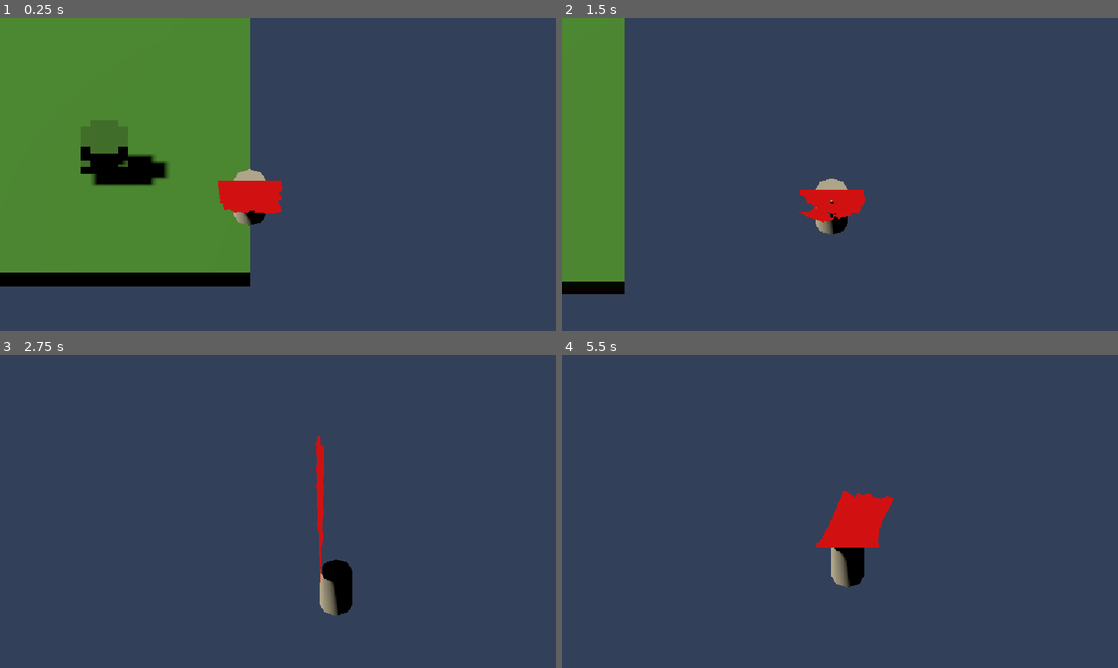
Above: before the commit, frames 1-4 (two rows, left to right).
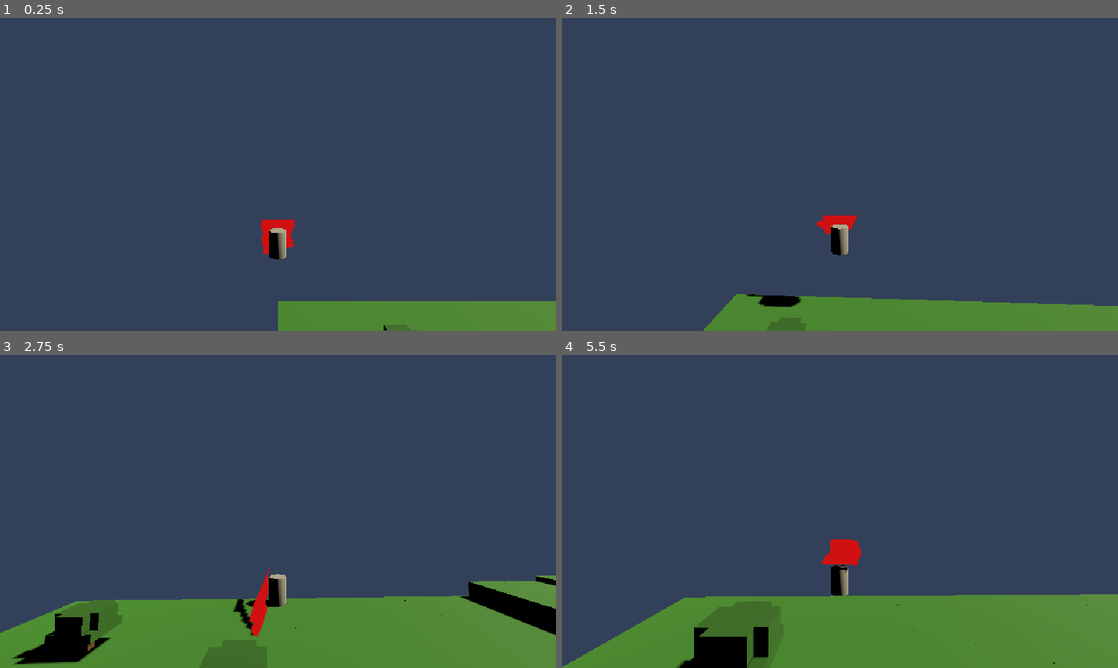
Above: after the commit, the same moments.

Repository: ahmadmuteen64-droid/Ashfall
Game: Godot game, scene res://scenes/world/main.tscn
Same seed, same stepped clock (60 frames per second), same inputs: the game is played once before the commit and once after it.
Inputs (mouse positions are in pixels of both pictures, inside the frame that each line leads up to):
- Up to frame 1 (0.25 s): no input
- Up to frame 2 (1.5 s): tap Enter at 0.5 s; move the mouse to (962, 158) at 0.52 s; hold D (move_right) 0.53-1.25 s; hold E (interact) 0.53-1.25 s; click (962, 158) at 0.67 s; tap Space (jump) at 0.77 s; tap J (journal) at 0.8 s; drag from (728, 190) to (812, 237) at 1.27 s
- Up to frame 3 (2.75 s): move the mouse to (333, 442) at 2.02 s; hold D (move_right) from 2.03 s (still down); hold E (interact) from 2.03 s (still down); tap V at 2.1 s; click (333, 442) at 2.17 s
- Up to frame 4 (5.5 s): release D (move_right) at 2.75 s; release E (interact) at 2.75 s; drag from (812, 574) to (673, 464) at 2.77 s; move the mouse to (1006, 558) at 3.52 s; hold A (move_left) 3.53-4.25 s; hold J (journal) 3.53-4.25 s; click (1006, 558) at 3.67 s; tap Space (jump) at 3.77 s; tap V at 3.8, 5.1 s; tap Tab (inventory, bound only after the commit) at 4.15 s; drag from (673, 464) to (756, 433) at 4.27 s; move the mouse to (867, 511) at 5.02 s; hold W (move_backward) from 5.03 s (still down); hold J (journal) from 5.03 s (still down); click (867, 511) at 5.17 s

The runs differ from the first frame. In frame 1, 45% of the frame differs, in the area x 0-100%, y 0-100%; in frame 2, 19%; in frame 3, 24%; in frame 4, 23%.

Commit message:
feat: FPS camera + mouse look, journal fix, interactables, input cleanup
- Camera: full rewrite from ortho 3rd-person to perspective FPS with mouse look (camera_rig.gd)
- Mouse sensitivity: 3.0, captured on start, ESC to release
- Journal: fix off-screen panel (-502,-278 → 20,20), dark themed background, toggle via scene root (main.gd)
- Journal fix: resolve input conflict — inventory_ui.gd piggybacked on 'journal' action; now uses 'inventory' (Tab)
- Interactables: spawn 14 objects across all biomes via Timer-deferred spawn (voxel_world.gd)
- Player body yaw synced to camera yaw (player_controller.gd)
- InputMap: add 'inventory' action bound to Tab key

Co-Authored-By: Claude <noreply@anthropic.com>

Diff:
--- a/project.godot
+++ b/project.godot
@@ -81,6 +81,11 @@
 "events": [Object(InputEventKey,"resource_local_to_scene":false,"resource_name":"","device":-1,"window_id":0,"alt_press …(190 unchanged characters)…
 ]
 }
+inventory={
+"deadzone": 0.5,
+"events": [Object(InputEventKey,"resource_local_to_scene":false,"resource_name":"","device":-1,"window_id":0,"alt_pressed":false,"shift_pressed":false,"ctrl_pressed":false,"meta_pressed":false,"pressed":false,"keycode":4194306,"physical_keycode":0,"key_label":0,"unicode":0,"location":0,"echo":false,"script":null)
+]
+}
 
 [physics]
 
--- a/scenes/ui/journal.tscn
+++ b/scenes/ui/journal.tscn
@@ -1,22 +1,19 @@
 [gd_scene format=3 uid="uid://by0px4bx70g7i"]
 
 [ext_resource type="Script" uid="uid://phbai8vsuiac" path="res://scripts/ui/journal.gd" id="1_6tv0q"]
+[ext_resource type="Theme" uid="uid://drxcmkf1okbfl" path="res://scenes/ui/journal_theme.tres" id="2_qmpw5"]
 
 [node name="JournalUI" type="CanvasLayer" unique_id=376284766]
 script = ExtResource("1_6tv0q")
 
 [node name="Panel" type="Panel" parent="." unique_id=1359819593]
-anchors_preset = 3
-anchor_left = 1.0
-anchor_top = 1.0
-anchor_right = 1.0
-anchor_bottom = 1.0
-offset_left = -1142.0
-offset_top = -638.0
-offset_right = -842.0
-offset_bottom = -238.0
+offset_left = 20.0
+offset_top = 20.0
+offset_right = 340.0
+offset_bottom = 320.0
 grow_horizontal = 0
 grow_vertical = 0
+theme = ExtResource("2_qmpw5")
 
 [node name="VBoxContainer" type="VBoxContainer" parent="Panel" unique_id=784085654]
 layout_mode = 0
--- /dev/null
+++ b/scenes/ui/journal_theme.tres
@@ -0,0 +1,16 @@
+[gd_resource type="Theme" format=3 uid="uid://drxcmkf1okbfl"]
+
+[sub_resource type="StyleBoxFlat" id="StyleBoxFlat_wpxse"]
+bg_color = Color(0.101960786, 0.101960786, 0.18039216, 0.8)
+border_width_left = 2
+border_width_top = 2
+border_width_right = 2
+border_width_bottom = 2
+border_color = Color(0.2901961, 0.2901961, 0.41568628, 1)
+corner_radius_top_left = 8
+corner_radius_top_right = 8
+corner_radius_bottom_right = 8
+corner_radius_bottom_left = 8
+
+[resource]
+Panel/styles/panel = SubResource("StyleBoxFlat_wpxse")
--- a/scenes/world/main.tscn
+++ b/scenes/world/main.tscn
@@ -43,6 +43,7 @@
 follow_target = NodePath("../Player/CameraTarget")
 
 [node name="JournalUI" parent="." unique_id=376284766 instance=ExtResource("12_journal")]
+process_mode = 1
 
 [node name="InventoryUI" parent="." unique_id=1025053704 instance=ExtResource("13_inv")]
 visible = false
--- a/scripts/components/camera_rig.gd
+++ b/scripts/components/camera_rig.gd
@@ -1,98 +1,87 @@
 extends Node3D
 class_name CameraRig
 
-## 3rd-person orthographic camera rig — pixel-perfect voxel rendering.
+## First-person perspective camera — mouse look, no orbit, no zoom.
 ##
-## Standing Rule: Everything in the game world is Voxels per pixel size.
-## Orthographic projection ensures 1 world unit = 1 pixel at the target
-## internal resolution (640×360), regardless of distance.
-##
-## Controls:
-##   Right-click drag  → orbit (yaw + pitch)
-##   Scroll wheel      → zoom in / out (adjusts ortho size)
-##   V (toggle)        → swap shoulder side
+## Mouse captured on game start. Move mouse to look around.
+## ESC toggles mouse capture (for UI interaction).
+## Camera is locked to player eye level (~1.7 units above feet).
 
 @export var follow_target: NodePath
-@export var follow_speed: float = 8.0
-@export var orbit_sensitivity: float = 0.25
-@export var pitch_min: float = -80.0
-@export var pitch_max: float = -10.0
-@export var zoom_min: float = 0.5
-@export var zoom_max: float = 6.0
-@export var zoom_default: float = 1.5
-@export var zoom_step: float = 0.25
-@export var shoulder_offset: float = 0.6
+@export var mouse_sensitivity: float = 3.0
+@export var pitch_min: float = -89.0
+@export var pitch_max: float = 89.0
+@export var fov: float = 75.0
+@export var eye_height: float = 1.7
 
-# Private state
-var _yaw: float = 180.0
-var _pitch: float = -45.0
-var _zoom: float = 1.0
-var _shoulder_side: int = 1
-var _is_orbiting: bool = false
+var _yaw: float = 0.0
+var _pitch: float = 0.0
+var _mouse_captured: bool = false
 
-@onready var _spring_arm: SpringArm3D = $SpringArm3D
 @onready var _camera: Camera3D = $SpringArm3D/Camera3D
-
-const BASE_ORTHO_SIZE: float = 10.0
-const CAMERA_DISTANCE: float = 12.0
 
 
 func _ready() -> void:
-	_camera.projection = Camera3D.PROJECTION_ORTHOGONAL
+	_camera.projection = Camera3D.PROJECTION_PERSPECTIVE
+	_camera.fov = fov
+	_camera.near = 0.05
 	_camera.current = true
-	_zoom = zoom_default
-	_apply_ortho_size()
-	_apply_rotation()
-	_spring_arm.spring_length = CAMERA_DISTANCE
-	_spring_arm.position = Vector3(shoulder_offset * _shoulder_side, 0, 0)
-	print("CAMERA_RIG_OK  ortho_size:%.1f  zoom:%.2f  pitch:%.1f  yaw:%.1f" % [
-		_camera.size, _zoom, _pitch, _yaw
-	])
+	_capture_mouse()
+	print("CAMERA_RIG_FPS_OK  fov:%.1f  eye:%.1f" % [fov, eye_height])
 
 
-func _physics_process(delta: float) -> void:
+func _physics_process(_delta: float) -> void:
 	var target: Node3D = _resolve_target()
 	if target:
-		var desired: Vector3 = target.global_position
-		global_position = global_position.lerp(desired, follow_speed * delta)
-	var target_offset: float = shoulder_offset * _shoulder_side
-	_spring_arm.position.x = move_toward(_spring_arm.position.x, target_offset, 2.0 * delta)
+		global_position = target.global_position + Vector3(0, eye_height, 0)
 
 
-func _unhandled_input(event: InputEvent) -> void:
-	if event is InputEventMouseButton:
-		if event.button_index == MOUSE_BUTTON_RIGHT:
-			if event.pressed:
-				_is_orbiting = true
-				Input.set_mouse_mode(Input.MOUSE_MODE_CAPTURED)
-			else:
-				_is_orbiting = false
-				Input.set_mouse_mode(Input.MOUSE_MODE_VISIBLE)
+func _input(event: InputEvent) -> void:
+	if event is InputEventKey and event.pressed:
+		if event.keycode == KEY_ESCAPE:
+			_toggle_mouse()
+
+	if event is InputEventMouseMotion and _mouse_captured:
+		_yaw -= event.relative.x * mouse_sensitivity * 0.01
+		_pitch -= event.relative.y * mouse_sensitivity * 0.01
+		_pitch = clampf(_pitch, pitch_min, pitch_max)
+		_apply_rotation()
+
+	if event is InputEventMouseButton and event.pressed:
+		if event.button_index == MOUSE_BUTTON_LEFT and not _mouse_captured:
+			_capture_mouse()
 		if event.button_index == MOUSE_BUTTON_WHEEL_UP:
-			_zoom = clampf(_zoom + zoom_step, zoom_min, zoom_max)
-			_apply_ortho_size()
+			fov = clampf(fov - 2.0, 30.0, 120.0)
+			_camera.fov = fov
 		if event.button_index == MOUSE_BUTTON_WHEEL_DOWN:
-			_zoom = clampf(_zoom - zoom_step, zoom_min, zoom_max)
-			_apply_ortho_size()
-	if event is InputEventMouseMotion and _is_orbiting:
-		_yaw   -= event.relative.x * orbit_sensitivity
-		_pitch -= event.relative.y * orbit_sensitivity
-		_pitch  = clampf(_pitch, pitch_min, pitch_max)
-		_apply_rotation()
-	if event is InputEventKey and event.pressed and event.keycode == KEY_V:
-		_shoulder_side *= -1
+			fov = clampf(fov + 2.0, 30.0, 120.0)
+			_camera.fov = fov
 
 
 func get_active_camera() -> Camera3D:
 	return _camera
 
 
-func _apply_rotation() -> void:
-	rotation_degrees = Vector3(_pitch, _yaw, 0)
+func get_yaw() -> float:
+	return _yaw
 
 
-func _apply_ortho_size() -> void:
-	_camera.size = BASE_ORTHO_SIZE / _zoom
+func _apply_rotation() -> void:
+	rotation_degrees = Vector3(0, _yaw, 0)
+	_camera.rotation_degrees = Vector3(_pitch, 0, 0)
+
+
+func _capture_mouse() -> void:
+	Input.set_mouse_mode(Input.MOUSE_MODE_CAPTURED)
+	_mouse_captured = true
+
+
+func _toggle_mouse() -> void:
+	if _mouse_captured:
+		Input.set_mouse_mode(Input.MOUSE_MODE_VISIBLE)
+		_mouse_captured = false
+	else:
+		_capture_mouse()
 
 
 func _resolve_target() -> Node3D:
--- a/scripts/components/player_controller.gd
+++ b/scripts/components/player_controller.gd
@@ -109,23 +109,19 @@
 
 
 func _apply_facing(delta: float, move_dir: Vector3) -> void:
-	## Rotates the player smoothly toward:
-	##  - Movement direction when actively moving
-	##  - Camera forward when standing still
-	var target_dir: Vector3
-	if move_dir.length() > 0.01:
-		target_dir = move_dir
-	else:
-		var cam: Camera3D = get_viewport().get_camera_3d()
-		if cam:
-			target_dir = -cam.global_transform.basis.z
-			target_dir.y = 0.0
-		else:
-			return
-	if target_dir.length_squared() < 0.001:
+	## FPS mode: player body faces the camera yaw.
+	## When actively moving, blends slightly toward movement direction.
+	var cam: Camera3D = get_viewport().get_camera_3d()
+	if not cam:
 		return
-	var target_angle: float = atan2(target_dir.x, target_dir.z)
-	rotation.y = rotate_toward(rotation.y, target_angle, rotation_speed * delta)
+	# CameraRig = parent of SpringArm3D = parent of Camera3D
+	var cam_rig: Node = cam.get_parent().get_parent()
+	if cam_rig and cam_rig.has_method("get_yaw"):
+		var target_yaw: float = deg_to_rad(cam_rig.get_yaw())
+		if move_dir.length() > 0.01:
+			var move_yaw: float = atan2(move_dir.x, move_dir.z)
+			target_yaw = move_yaw
+		rotation.y = rotate_toward(rotation.y, target_yaw, rotation_speed * delta)
 
 
 func _get_camera_basis() -> Basis:
--- a/scripts/systems/main.gd
+++ b/scripts/systems/main.gd
@@ -1,5 +1,12 @@
-# main.gd — Main scene root. All checks pass if we loaded.
+# main.gd — Main scene root. Global input handling.
 extends Node3D
 
 func _ready() -> void:
 	print("MAIN_OK")
+
+
+func _input(event: InputEvent) -> void:
+	if event is InputEventKey and event.pressed and event.keycode == KEY_J:
+		var journal := get_node_or_null("JournalUI")
+		if journal and journal.has_method("toggle"):
+			journal.toggle()
--- a/scripts/systems/voxel_world.gd
+++ b/scripts/systems/voxel_world.gd
@@ -21,6 +21,12 @@
 	_load_voxel_types()
 	_spawn_all_chunks()
 	_build_world()
+	var timer := Timer.new()
+	timer.wait_time = 0.05
+	timer.one_shot = true
+	timer.timeout.connect(spawn_interactables)
+	add_child(timer)
+	timer.start()
 	_create_floor()
 	_rebuild_all()
 	print("VOXEL_WORLD_OK  types:%d  chunks:%d  voxels_per_unit:%d" % [type_table.size() - 1, chunks_x * chunks_z, VOXELS_PER_UNIT])
@@ -159,6 +165,62 @@
 	_build_crystal_cavern()
 	_build_desert()
 	_build_volcanic()
+
+
+func spawn_interactables() -> void:
+	## Place interactable objects on world surface after terrain generation.
+
+	for _i in range(4):
+		_spawn_interactable(
+			Vector3(randf_range(1, 14), 1.5, randf_range(2, 30)),
+			"herb_cluster", Interactable.InteractType.COLLECT, "herb_cluster",
+			{"type": "flora"}
+		)
+	for _i in range(3):
+		_spawn_interactable(
+			Vector3(randf_range(7.5, 11.5), 1.5, randf_range(7.5, 11.5)),
+			"ancient_stone", Interactable.InteractType.EXAMINE, "ancient_stone",
+			{"type": "ruins"}
+		)
+	for _i in range(3):
+		_spawn_interactable(
+			Vector3(randf_range(0.8, 2.4), 1.2, randf_range(7.6, 12.0)),
+			"crystal_shard", Interactable.InteractType.EXAMINE, "crystal_shard",
+			{"type": "mineral"}
+		)
+	for _i in range(2):
+		_spawn_interactable(
+			Vector3(randf_range(10.0, 12.4), 1.5, randf_range(1, 5)),
+			"sand_tablet", Interactable.InteractType.ACTIVATE, "sand_tablet",
+			{"type": "artifact"}
+		)
+	for _i in range(2):
+		_spawn_interactable(
+			Vector3(randf_range(6.8, 9.2), 1.5, randf_range(1, 5)),
+			"ash_fragment", Interactable.InteractType.EXAMINE, "ash_fragment",
+			{"type": "volcanic"}
+		)
+	print("VoxelWorld: spawned interactables")
+
+
+func _spawn_interactable(pos: Vector3, id: String, itype: int, obs_id: String, props: Dictionary) -> void:
+	var inter: Interactable = Interactable.new()
+	inter.name = "Interactable_" + id
+	inter.interactable_id = id
+	inter.interact_type = itype as Interactable.InteractType
+	inter.position = pos
+	var col: CollisionShape3D = CollisionShape3D.new()
+	var sphere: SphereShape3D = SphereShape3D.new()
+	sphere.radius = 0.4
+	col.shape = sphere
+	inter.add_child(col)
+	var obs: Node = Node.new()
+	obs.set_script(load("res://scripts/components/observable.gd"))
+	obs.observable_id = obs_id
+	obs.properties = props
+	inter.add_child(obs)
+	add_child(inter)
+	inter.add_to_group("interactable")
 
 
 func _rebuild_all() -> void:
--- a/scripts/ui/inventory_ui.gd
+++ b/scripts/ui/inventory_ui.gd
@@ -12,7 +12,7 @@
 
 
 func _input(event: InputEvent) -> void:
-	if event.is_action_pressed("journal"):
+	if event.is_action_pressed("inventory"):
 		_panel.visible = not _panel.visible
 		if _panel.visible:
 			_refresh()
--- a/scripts/ui/journal.gd
+++ b/scripts/ui/journal.gd
@@ -17,12 +17,19 @@
 			codex.node_understood.connect(_on_understood)
 
 
-func _process(_delta: float) -> void:
-	if Input.is_action_just_pressed("journal"):
-		_visible = not _visible
-		_panel.visible = _visible
-		if _visible:
-			_refresh()
+func _input(event: InputEvent) -> void:
+	if event is InputEventKey and event.pressed:
+		print("JOURNAL_KEY: kc=" + str(event.keycode) + " phys=" + str(event.physical_keycode))
+	if event is InputEventKey and event.pressed and (event.keycode == KEY_J or event.physical_keycode == KEY_J):
+		toggle()
+
+
+func toggle() -> void:
+	_visible = not _visible
+	_panel.visible = _visible
+	print("JOURNAL_TOGGLE: " + str(_visible))
+	if _visible:
+		_refresh()
 
 
 func _on_observed(_id: String) -> void:
